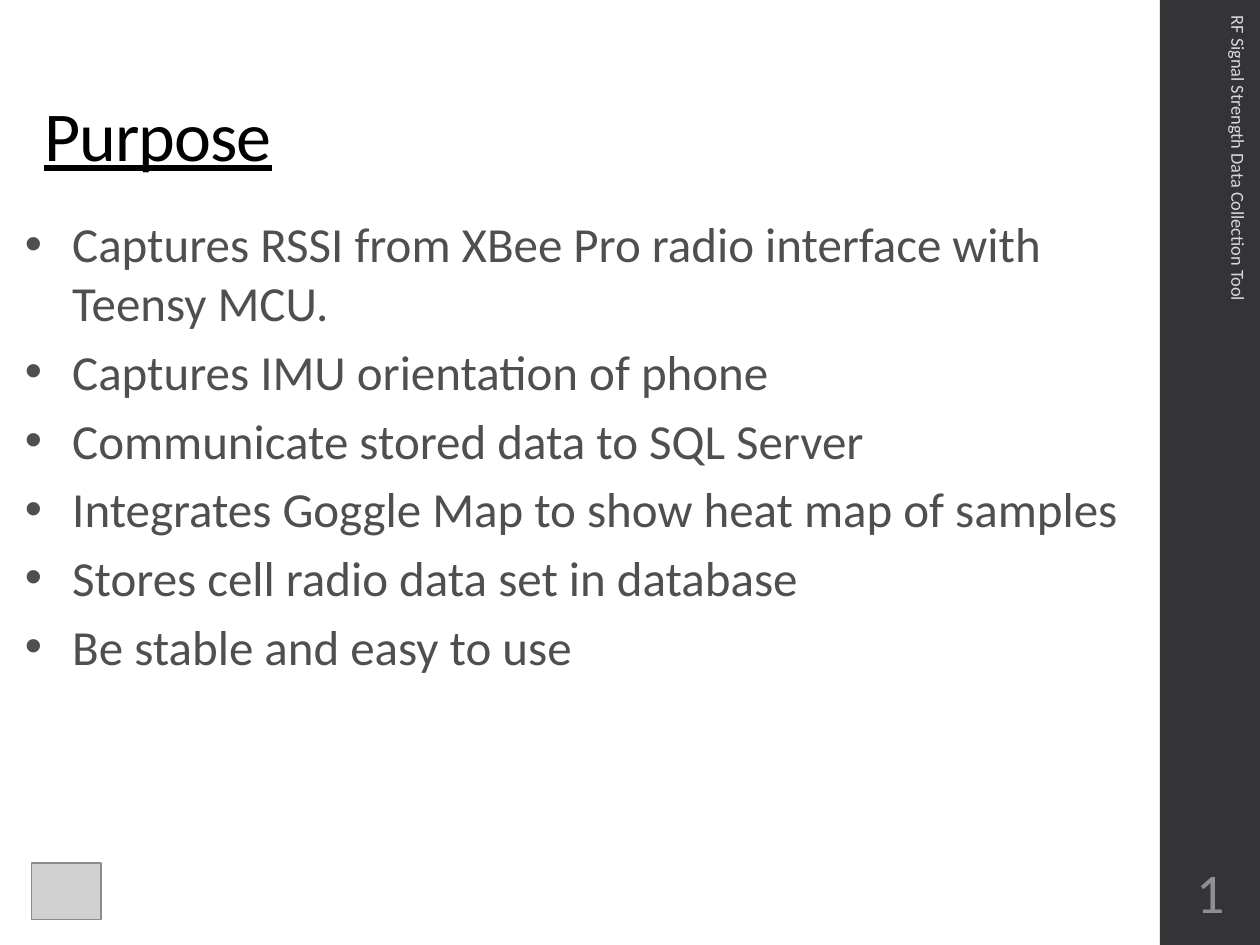
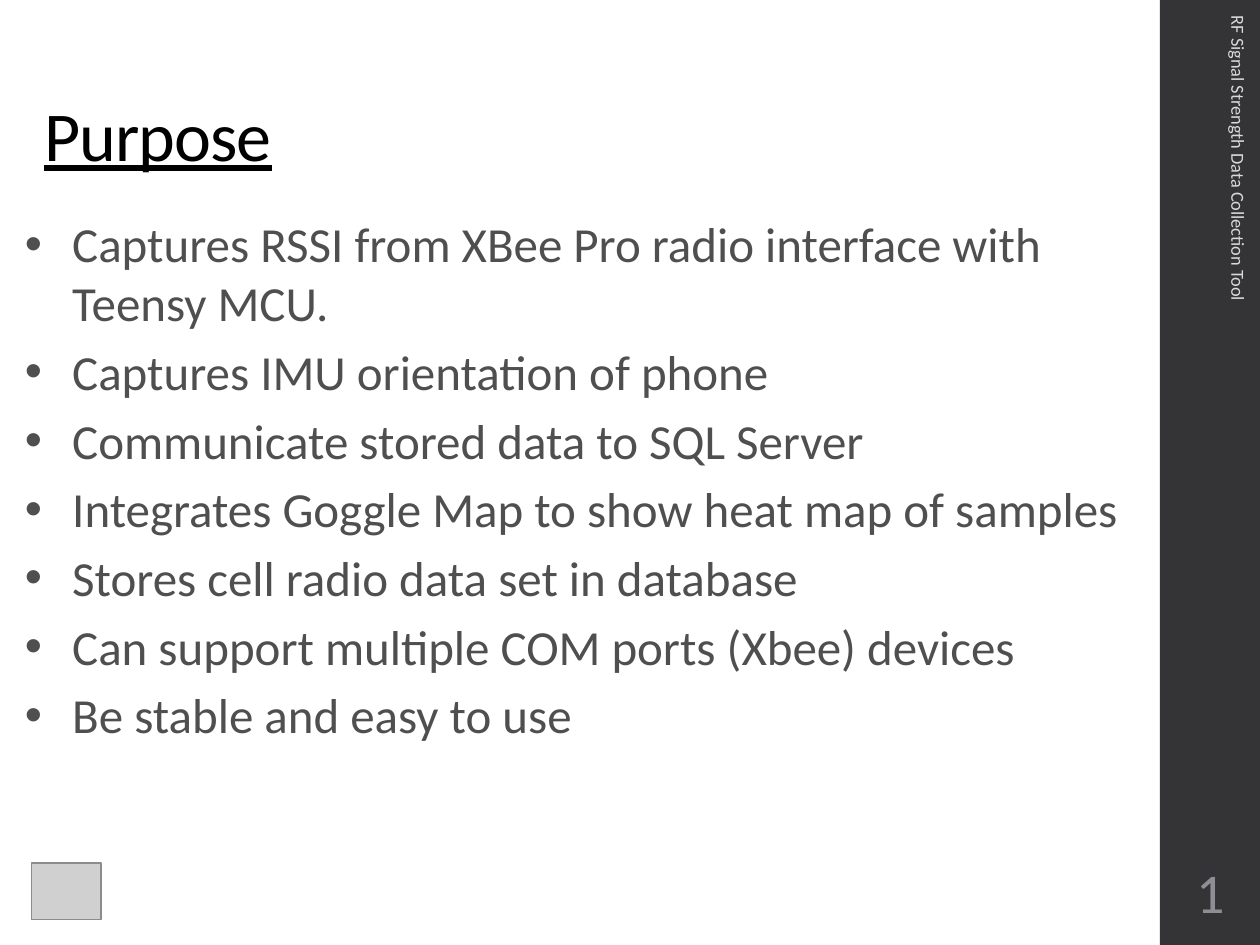
Before and after one commit to CourseReps/ECEN489-Spring2016, a slide deck: slide 2 of Students/johnlusher/Project_3/ECEN689_Project_3_John_Lusher.pptx. Drawn at 1260x945 pixels with LibreOffice and Linux fonts; fonts in the diff are those of the drawing; grey boxes stand for pictures. Boxes give left, top, right and bottom in pixels: in the first picture for what was removed or moved away, otherwise in the second. Text is boxed around its words. In the diff, an @@ line names an element or a change of style, - is before the commit and + after.

```diff
--- a/Students/johnlusher/Project_3/ECEN689_Project_3_John_Lusher.pptx
+++ b/Students/johnlusher/Project_3/ECEN689_Project_3_John_Lusher.pptx
@@ text at bbox=[72, 629, 1014, 673]: paragraph added @@
+• Can support multiple COM ports (Xbee) devices
```
Also in this commit, not shown: 2 other slides changed, 1 other file.
